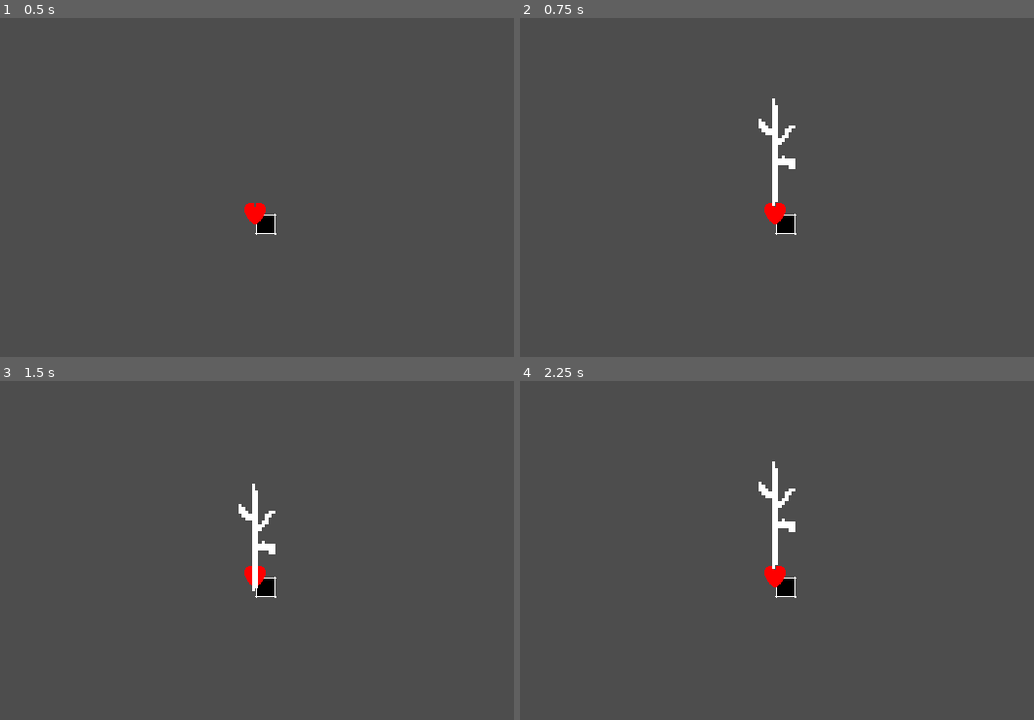
Above: before the commit, frames 1-4 (two rows, left to right).
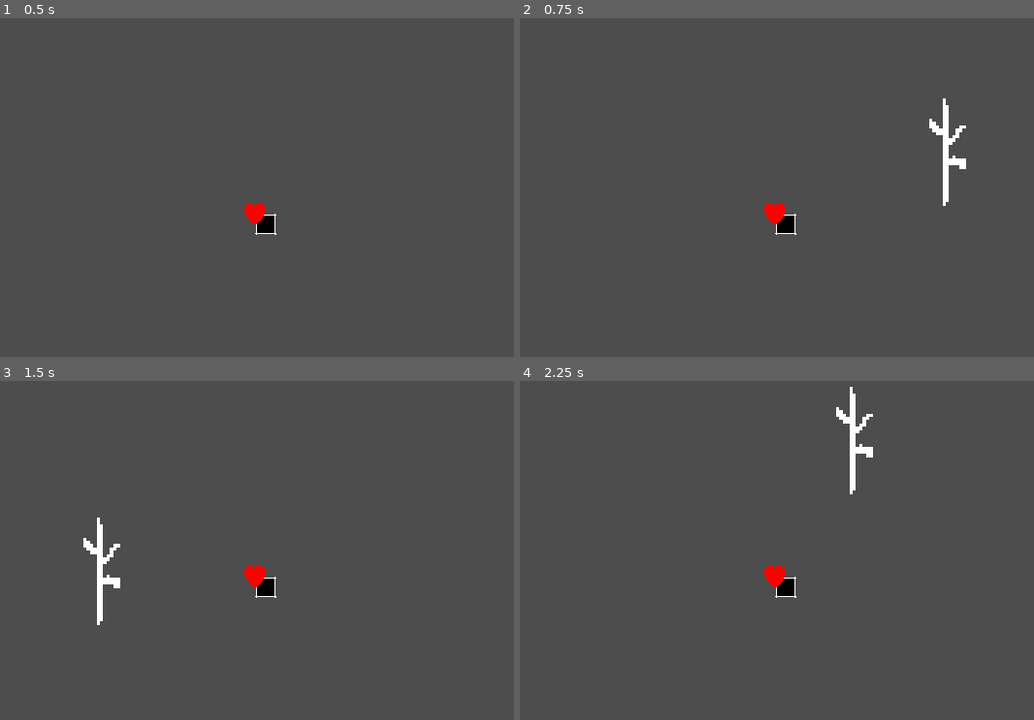
Above: after the commit, the same moments.

Repository: meliyn/be-fighted
Game: Godot game, scene res://src/game.tscn
Same seed, same stepped clock (60 frames per second), same inputs: the game is played once before the commit and once after it.
Inputs (mouse positions are in pixels of both pictures, inside the frame that each line leads up to):
- Up to frame 1 (0.5 s): no input
- Up to frame 2 (0.75 s): tap Enter at 0.5 s; move the mouse to (946, 190) at 0.52 s; press the mouse at (946, 190) at 0.53 s
- Up to frame 3 (1.5 s): tap Space at 1.25 s; move the mouse to (97, 597) at 1.27 s; release the mouse at (97, 597) at 1.28 s; click (97, 597) at 1.35 s
- Up to frame 4 (2.25 s): move the mouse to (854, 479) at 2.02 s; press the mouse at (854, 479) at 2.03 s

Frame 1 is identical in both runs. In frame 2, 1.1% of the frame differs, in the area x 46-87%, y 23-56%; in frame 3, 1.1%, in the area x 16-54%, y 30-72%; in frame 4, 1.1%.

Commit message:
Better animation and ill continue tmr

Diff:
--- a/src/attacks/stick/stick.gd
+++ b/src/attacks/stick/stick.gd
@@ -1,15 +1,23 @@
 extends Area2D
 
-@onready var animation_player: AnimationPlayer = $AnimationPlayer
+var time_elasped: float = 0
 
 
 func _ready():
-	animation_player.play("poke")
-	animation_player.animation_finished.connect(_on_finished)
 	body_entered.connect(_on_entered)
 
 
-func _on_finished(_name):
+func _process(delta):
+	time_elasped += delta
+	if time_elasped < 0.2:
+		position.y -= delta * 300
+	elif time_elasped < 0.4:
+		position.y += delta * 300
+	else:
+		_on_finished()
+
+
+func _on_finished():
 	self.queue_free()
 
 
--- a/src/attacks/stick/stick.tscn
+++ b/src/attacks/stick/stick.tscn
@@ -1,31 +1,10 @@
-[gd_scene load_steps=6 format=3 uid="uid://pv8hlc6yv3ow"]
+[gd_scene load_steps=4 format=3 uid="uid://pv8hlc6yv3ow"]
 
 [ext_resource type="Texture2D" uid="uid://bi80j0iurqvi3" path="res://assets/stick.png" id="1_gtuvc"]
 [ext_resource type="Script" path="res://src/attacks/stick/stick.gd" id="1_yc2hj"]
 
 [sub_resource type="RectangleShape2D" id="RectangleShape2D_3evuq"]
 size = Vector2(10, 160)
-
-[sub_resource type="Animation" id="Animation_xmeti"]
-resource_name = "poke"
-length = 0.4
-tracks/0/type = "value"
-tracks/0/imported = false
-tracks/0/enabled = true
-tracks/0/path = NodePath(".:position")
-tracks/0/interp = 1
-tracks/0/loop_wrap = true
-tracks/0/keys = {
-"times": PackedFloat32Array(0, 0.2, 0.4),
-"transitions": PackedFloat32Array(1, 1, 1),
-"update": 0,
-"values": [Vector2(0, 0), Vector2(0, -100), Vector2(0, 0)]
-}
-
-[sub_resource type="AnimationLibrary" id="AnimationLibrary_6hvpn"]
-_data = {
-"poke": SubResource("Animation_xmeti")
-}
 
 [node name="Area2D" type="Area2D"]
 script = ExtResource("1_yc2hj")
@@ -37,8 +16,3 @@
 texture_filter = 1
 scale = Vector2(5, 5)
 texture = ExtResource("1_gtuvc")
-
-[node name="AnimationPlayer" type="AnimationPlayer" parent="."]
-libraries = {
-"": SubResource("AnimationLibrary_6hvpn")
-}
